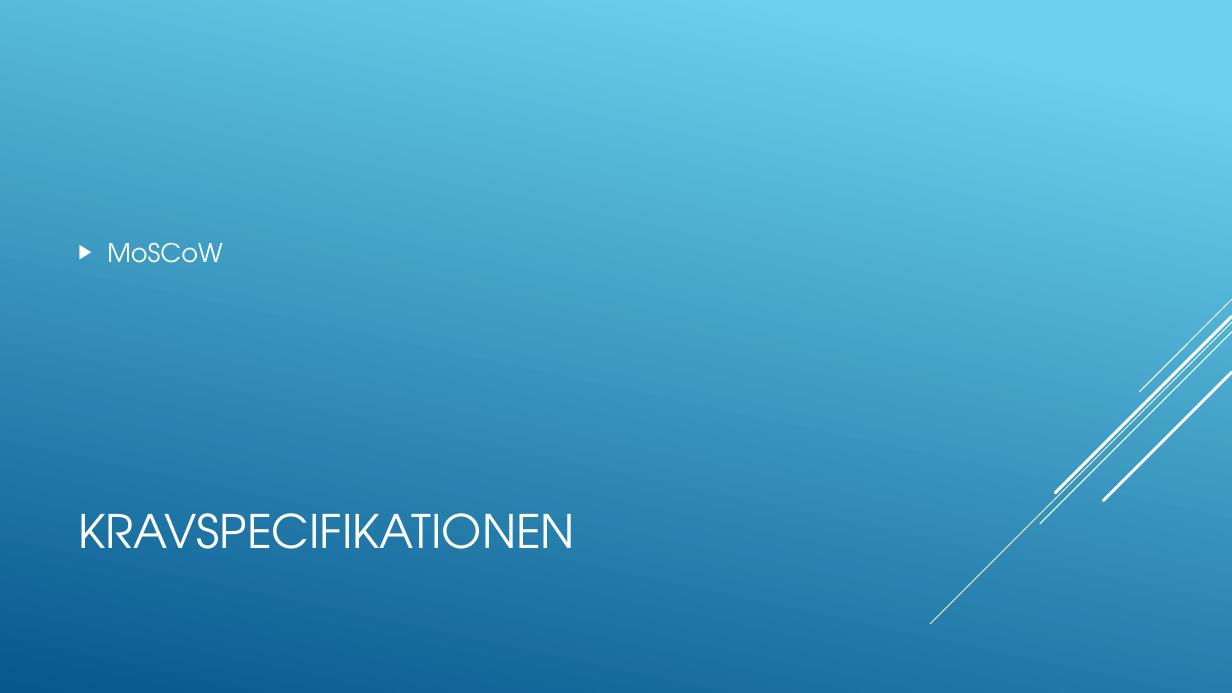
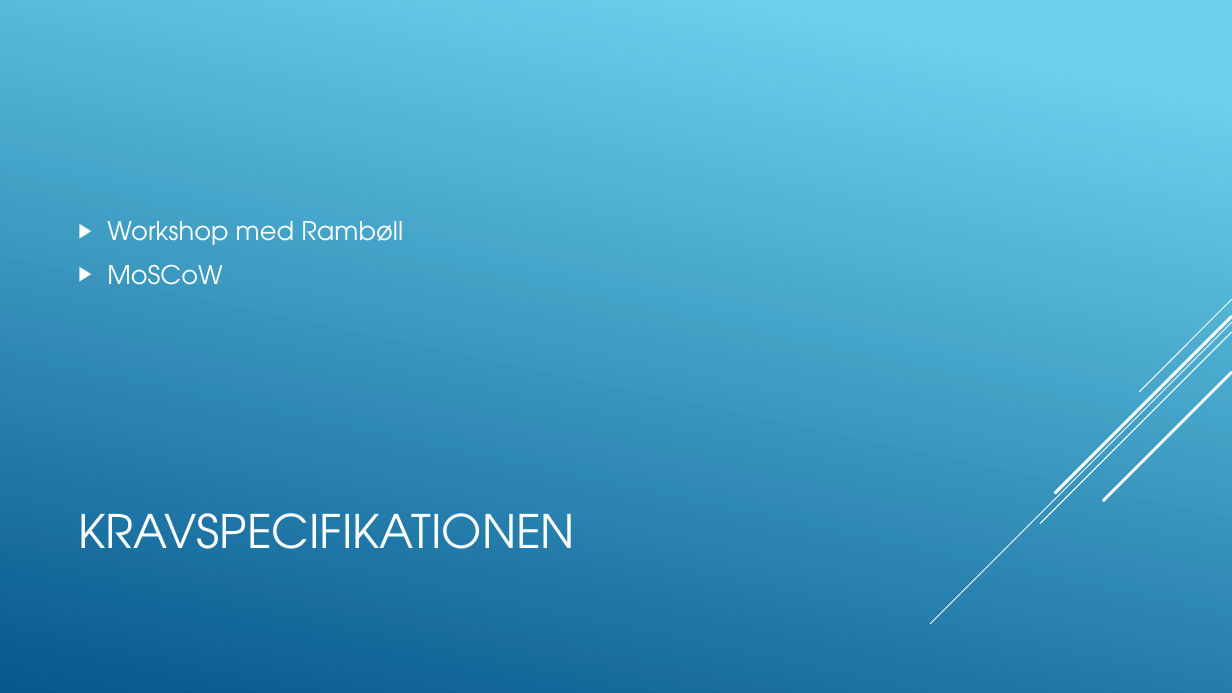
Before and after one commit to Msknudsen/Bachelor-TilsynRamboell-, a slide deck: slide 4 of Bachelor Præsentation.pptx (slide 3 before the commit). Drawn at 1232x693 pixels with LibreOffice and Linux fonts; fonts in the diff are those of the drawing. Boxes give left, top, right and bottom in pixels: in the first picture for what was removed or moved away, otherwise in the second. Text is boxed around its words. In the diff, an @@ line names an element or a change of style, - is before the commit and + after.

```diff
--- a/Bachelor Præsentation.pptx
+++ b/Bachelor Præsentation.pptx
@@ text at <box>107,221,403,245</box>: paragraph added @@
+▶ Workshop med Rambøll
```
Also in this commit, not shown: 4 other slides changed, 3 slides added, 1 slide removed.
